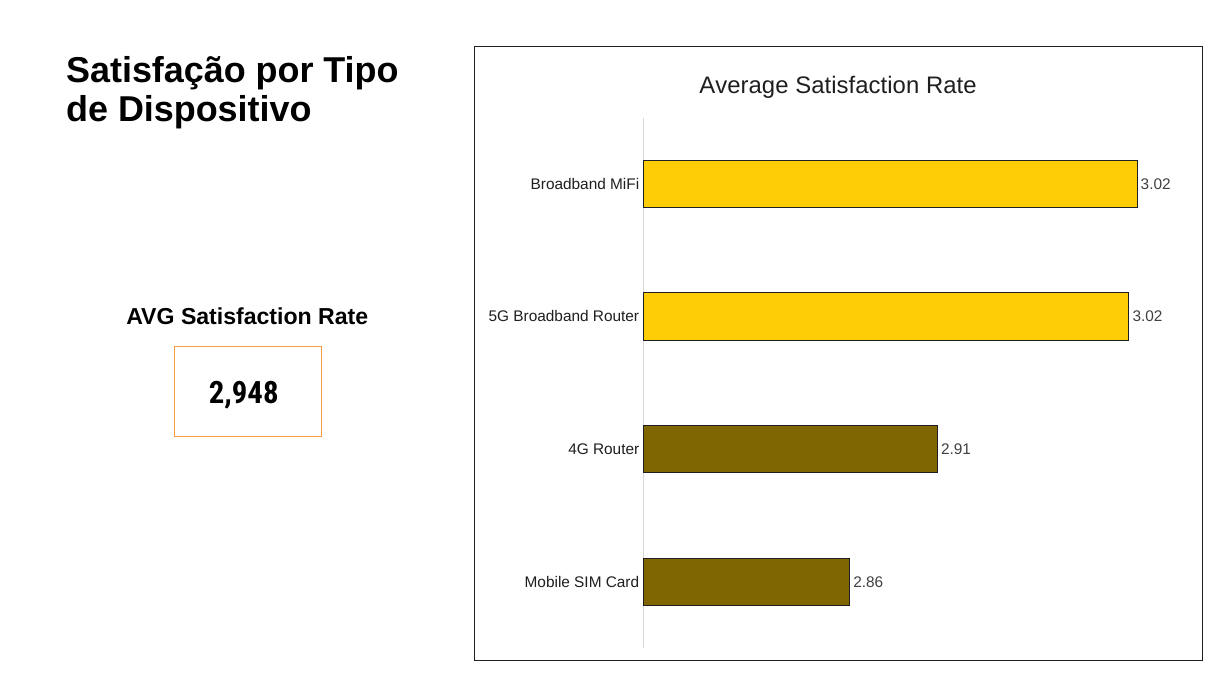
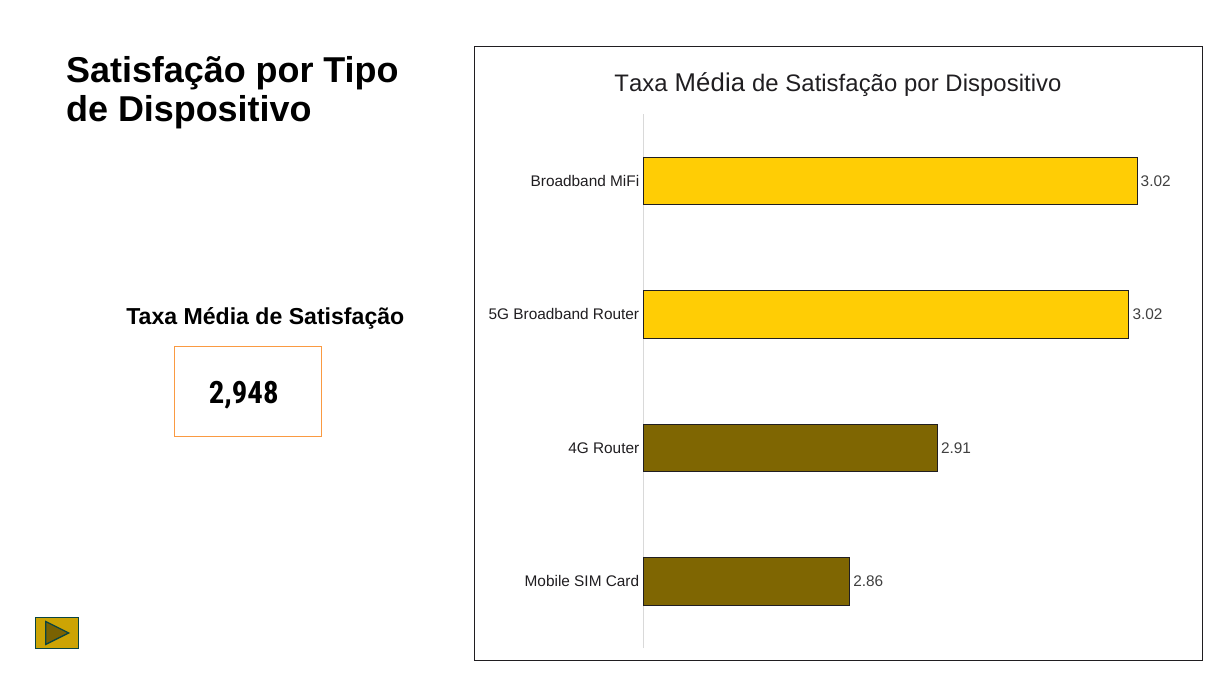
Before and after one commit to WillianMonteiro23/projetos-excel, a slide deck: slide 5 of projeto-03/MTN_Satisfaction_Retention_Analysis_Report.pptx (slide 3 before the commit). Drawn at 1232x693 pixels with LibreOffice and Linux fonts; fonts in the diff are those of the drawing. Boxes give left, top, right and bottom in pixels: in the first picture for what was removed or moved away, otherwise in the second. Text is boxed around its words. In the diff, an @@ line names an element or a change of style, - is before the commit and + after.

```diff
--- a/projeto-03/MTN_Satisfaction_Retention_Analysis_Report.pptx
+++ b/projeto-03/MTN_Satisfaction_Retention_Analysis_Report.pptx
@@ bar chart at bbox=[474, 47, 1203, 661] @@
@@ title "Average Satisfaction Rate " to "Taxa Média de Satisfação por Dispositivo " @@
@@ text at bbox=[126, 307, 404, 329]: text changed @@
-AVG Satisfaction Rate
+Taxa Média de Satisfação
@@ action button forward next added at bbox=[36, 618, 79, 649], fill #CCA404, outline #0A4443 1 pt @@
```
Also in this commit, not shown: 5 other slides changed, 2 slides added, 1 other file.
